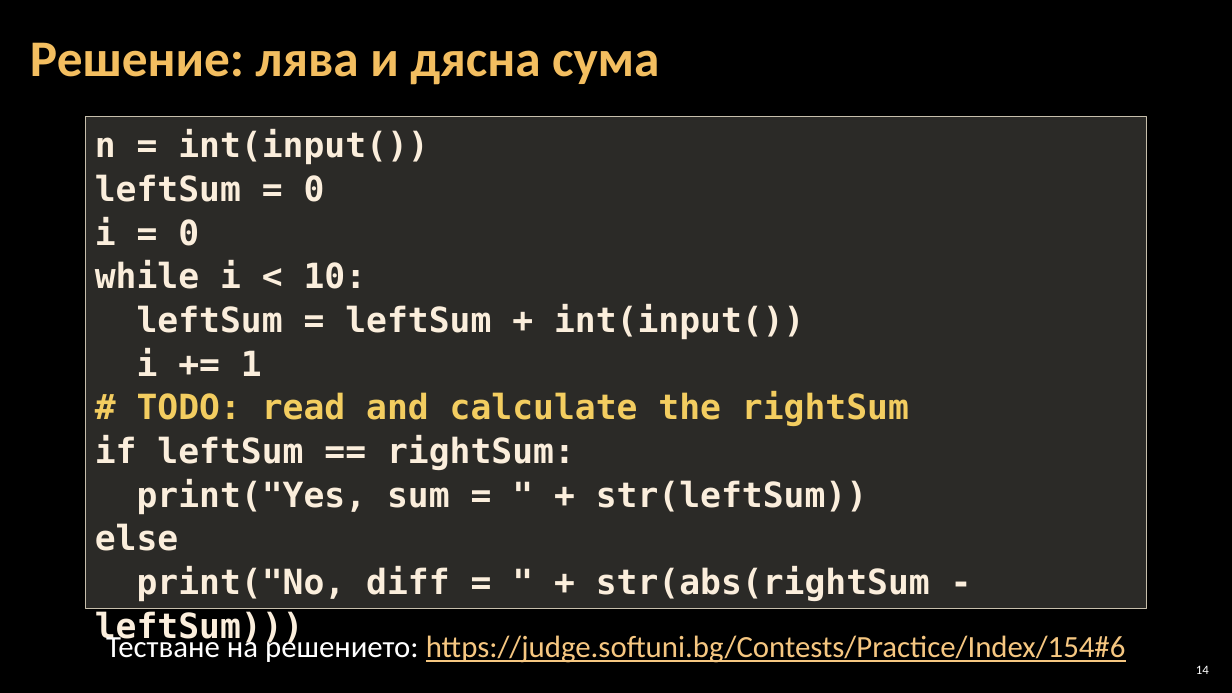
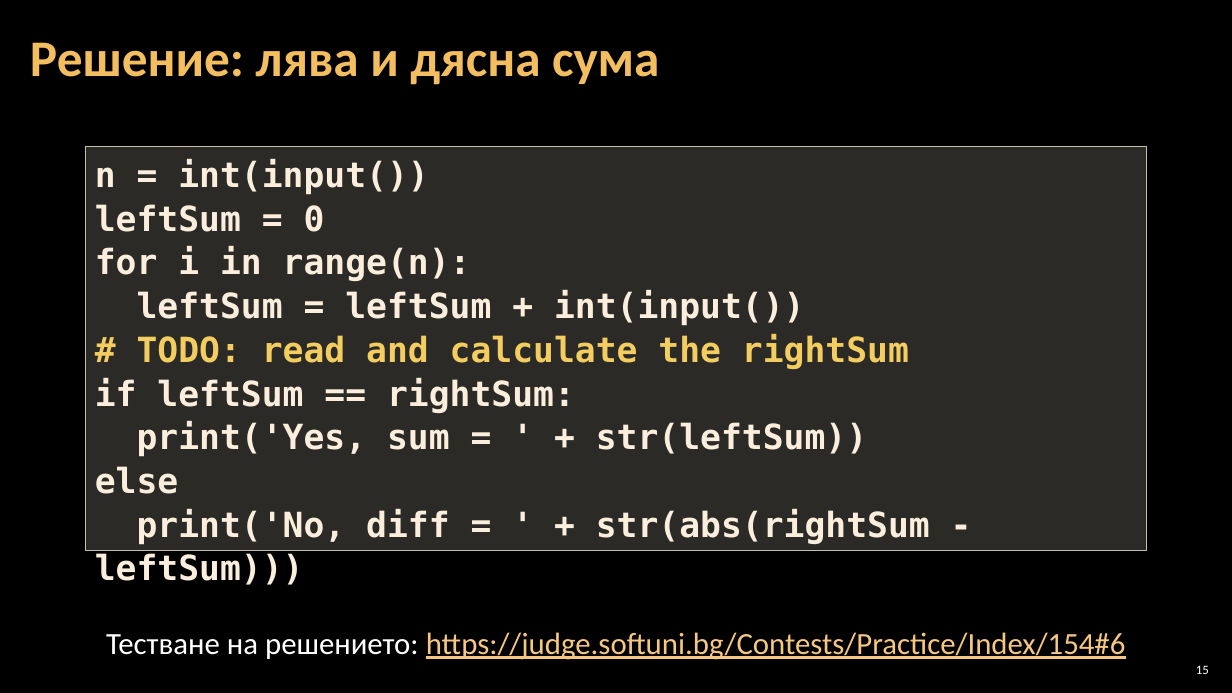
Before and after one commit to Software-University/Python-Basics, a slide deck: slide 15 of 5. Loops/5. Loops.pptx (slide 14 before the commit). Drawn at 1232x693 pixels with LibreOffice and Linux fonts; fonts in the diff are those of the drawing; background and template pictures are left out. Boxes give left, top, right and bottom in pixels: in the first picture for what was removed or moved away, otherwise in the second. Text is boxed around its words. In the diff, an @@ line names an element or a change of style, - is before the commit and + after.

```diff
--- a/5. Loops/5. Loops.pptx
+++ b/5. Loops/5. Loops.pptx
@@ rectangle "n = int(input())" resized from (x1=86, y1=116, x2=1147, y2=609) to (x1=86, y1=146, x2=1147, y2=550) @@
@@ text in rectangle at (x1=95, y1=247, x2=471, y2=281): text changed @@
-i = 0
-while i < 10:
+for i in range(n):
@@ text in rectangle at (x1=137, y1=348, x2=262, y2=376): paragraph removed @@
-i += 1
@@ text in rectangle at (x1=137, y1=422, x2=867, y2=457): text changed @@
-print("Yes, sum = " + str(leftSum))
+print('Yes, sum = ' + str(leftSum))
@@ text in rectangle at (x1=137, y1=509, x2=930, y2=544): text changed @@
-print("No, diff = " + str(abs(rightSum - leftSum)))
+print('No, diff = ' + str(abs(rightSum - leftSum)))
@@ page number at (x1=1196, y1=665, x2=1209, y2=674): text changed @@
-14
+15
```
Also in this commit, not shown: 13 other slides changed, 1 slide added, 13 other files.
